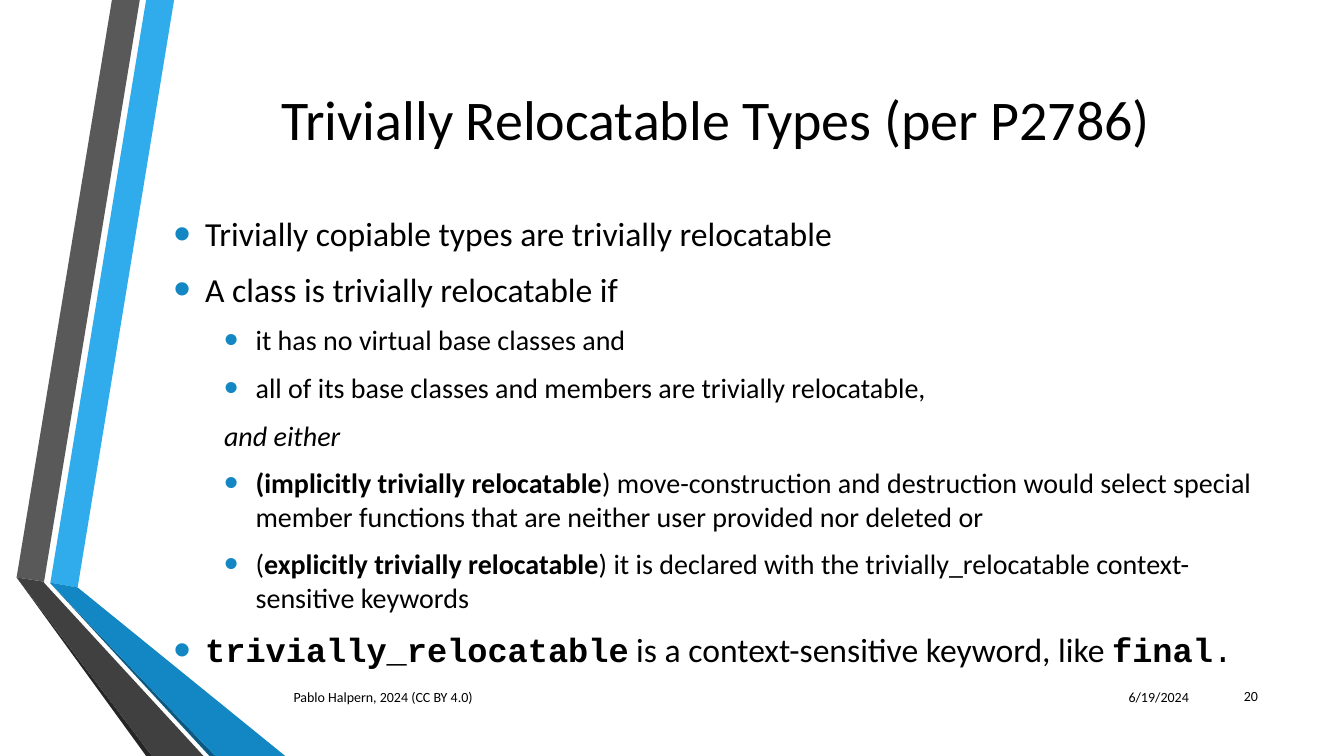
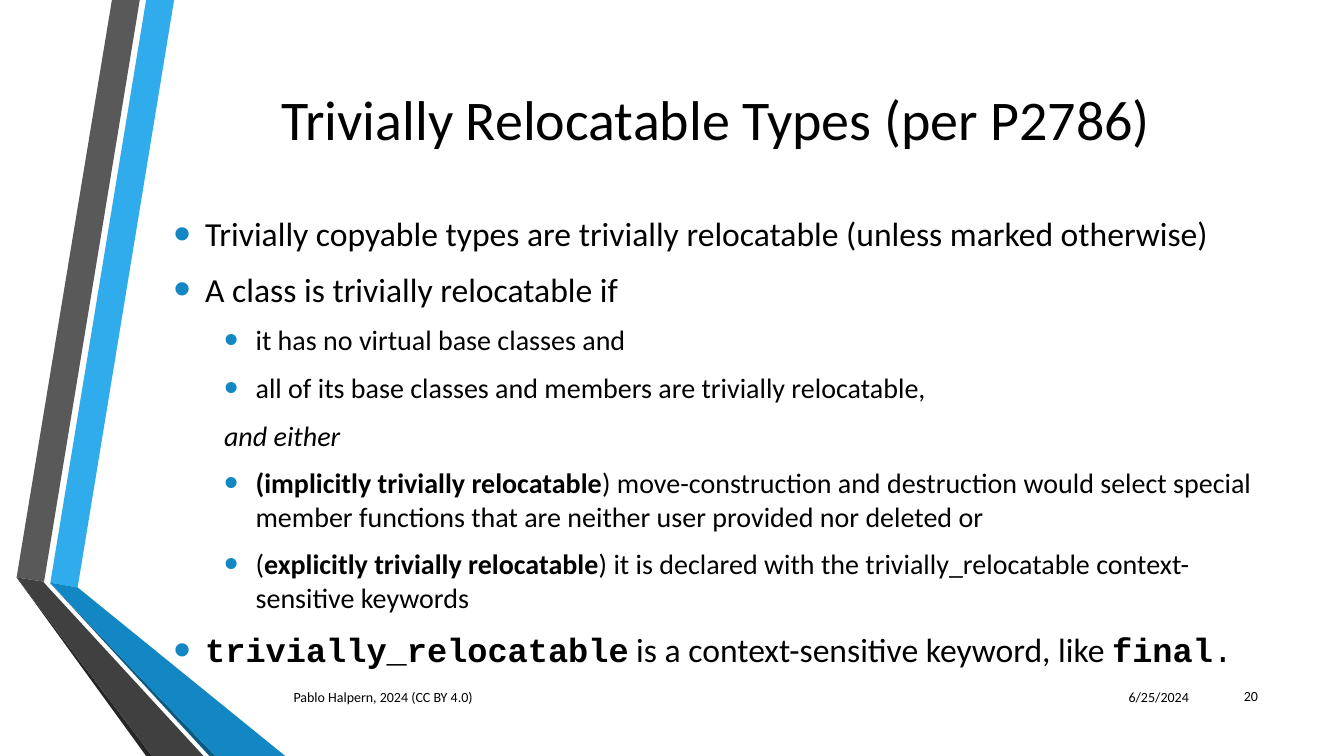
Before and after one commit to phalpern/WG21-halpern, a slide deck: slide 20 of relocate/Trivial Relocation - St. Louis 06-2024.pptx. Drawn at 1344x756 pixels with LibreOffice and Linux fonts; fonts in the diff are those of the drawing; background and template pictures are left out. Boxes give left, top, right and bottom in pixels: in the first picture for what was removed or moved away, otherwise in the second. Text is boxed around its words. In the diff, an @@ line names an element or a change of style, - is before the commit and + after.

```diff
--- a/relocate/Trivial Relocation - St. Louis 06-2024.pptx
+++ b/relocate/Trivial Relocation - St. Louis 06-2024.pptx
@@ text at [205,221,1208,252]: text changed @@
-• Trivially copiable types are trivially relocatable
+• Trivially copyable types are trivially relocatable (unless marked otherwise)
@@ text at [1129,692,1189,703]: text changed @@
-6/19/2024
+6/25/2024
```
Also in this commit, not shown: 44 other slides changed.
